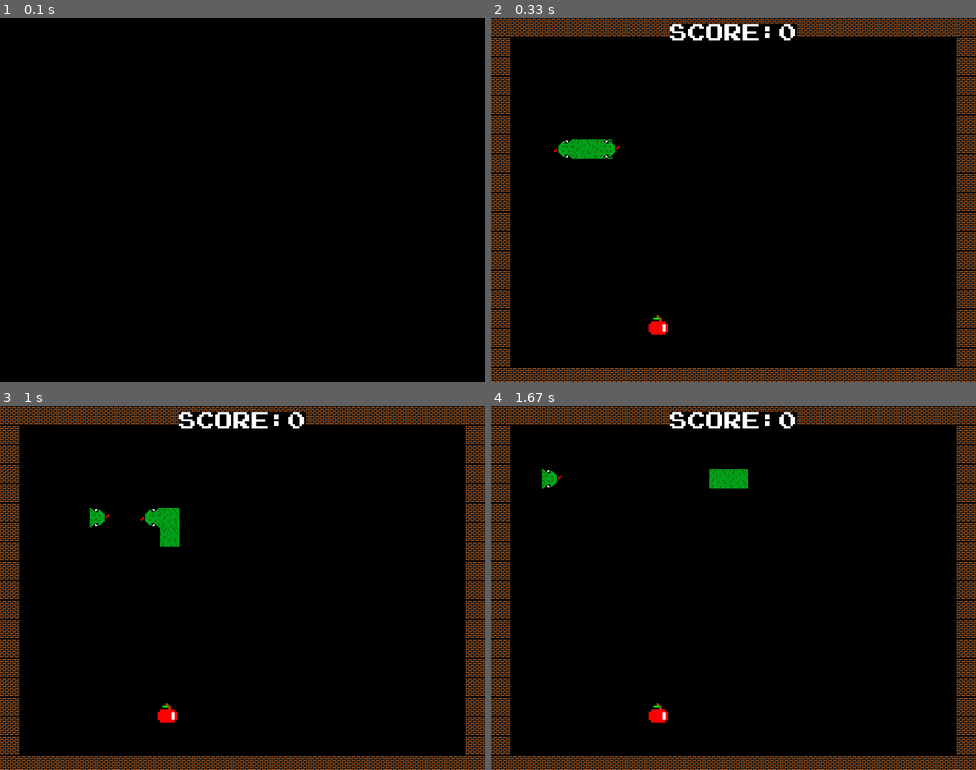
Above: before the commit, frames 1-4 (two rows, left to right).
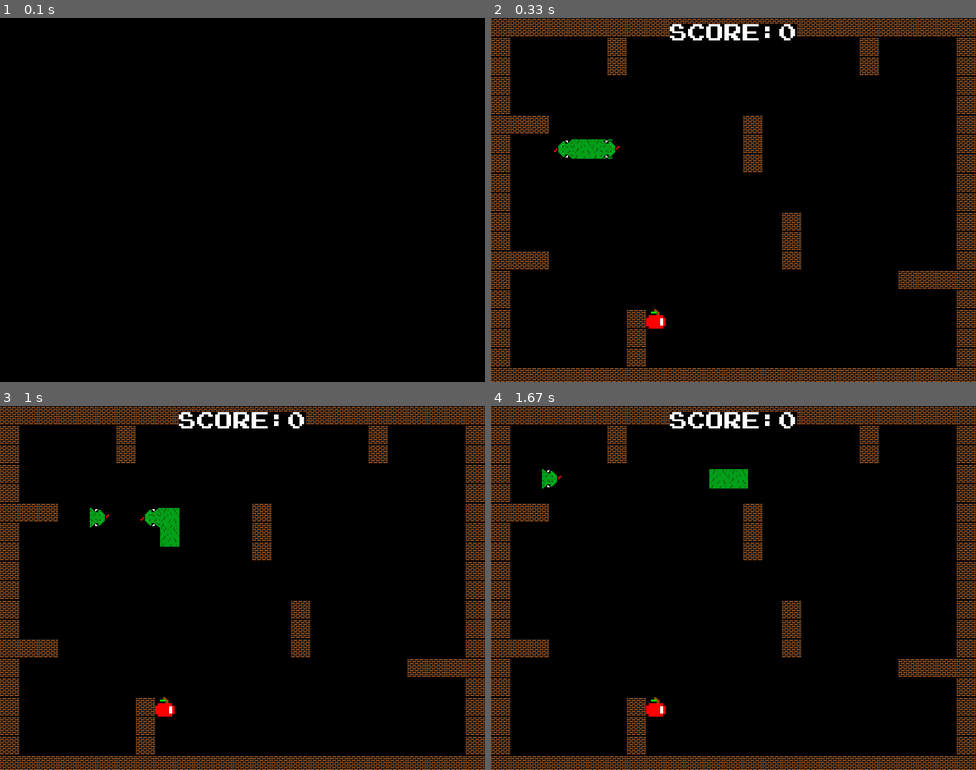
Above: after the commit, the same moments.

Repository: LUDUSLab/stem-games
Game: pygame game, started from ronald.boadana/snakepro/main.py
Same seed, same stepped clock (60 frames per second), same inputs: the game is played once before the commit and once after it.
Inputs:
- Up to frame 1 (0.1 s): no input
- Up to frame 2 (0.33 s): no input
- Up to frame 3 (1 s): hold D 0.33-0.8 s; hold W from 0.83 s (still down)
- Up to frame 4 (1.67 s): release W at 1.13 s; hold D 1.17-1.63 s

Frame 1 is identical in both runs. In frame 2, 2.5% of the frame differs, in the area x 4-96%, y 5-96%; in frame 3, 2.5%; in frame 4, 2.5%.

Commit message:
obstacles on map has been added

Diff:
--- a/ronald.boadana/snakepro/fruit.py
+++ b/ronald.boadana/snakepro/fruit.py
@@ -2,12 +2,12 @@
 from config import *
 
 apple = pygame.image.load('../snakepro/assets/ronald.boadana_apple.png')
-apple_pos = ((random.randint(60, 560) // 10 * 10), (random.randint(60, 560) // 10 * 10))
+apple_pos = ((random.randint(60, 560) // 32 * 32), (random.randint(60, 560) // 32 * 32))
 
 
 def apple_randomness_movement():
-    apple_x = (random.randint(60, 560) // 10 * 10)
-    apple_y = (random.randint(60, 560) // 10 * 10)
+    apple_x = (random.randint(60, 560) // 32 * 32)
+    apple_y = (random.randint(60, 560) // 32 * 32)
     return apple_x, apple_y
 
 
--- a/ronald.boadana/snakepro/wall.py
+++ b/ronald.boadana/snakepro/wall.py
@@ -10,3 +10,45 @@
     for i in range(32, 640, 32):
         screen.blit(wall, (0, i))
         screen.blit(wall, (768, i))
+
+    wall_1 = (192, 32)
+    wall_2 = (192, 64)
+    wall_3 = (608, 32)
+    wall_4 = (608, 64)
+    wall_5 = (32, 160)
+    wall_6 = (64, 160)
+    wall_7 = (416, 160)
+    wall_8 = (416, 192)
+    wall_9 = (416, 224)
+    wall_10 = (480, 320)
+    wall_11 = (480, 352)
+    wall_12 = (480, 384)
+    wall_13 = (736, 416)
+    wall_14 = (704, 416)
+    wall_15 = (672, 416)
+    wall_16 = (32, 384)
+    wall_17 = (64, 384)
+    wall_18 = (224, 544)
+    wall_19 = (224, 512)
+    wall_20 = (224, 480)
+
+    screen.blit(wall, wall_1)
+    screen.blit(wall, wall_2)
+    screen.blit(wall, wall_3)
+    screen.blit(wall, wall_4)
+    screen.blit(wall, wall_5)
+    screen.blit(wall, wall_6)
+    screen.blit(wall, wall_7)
+    screen.blit(wall, wall_8)
+    screen.blit(wall, wall_9)
+    screen.blit(wall, wall_10)
+    screen.blit(wall, wall_11)
+    screen.blit(wall, wall_12)
+    screen.blit(wall, wall_13)
+    screen.blit(wall, wall_14)
+    screen.blit(wall, wall_15)
+    screen.blit(wall, wall_16)
+    screen.blit(wall, wall_17)
+    screen.blit(wall, wall_18)
+    screen.blit(wall, wall_19)
+    screen.blit(wall, wall_20)
